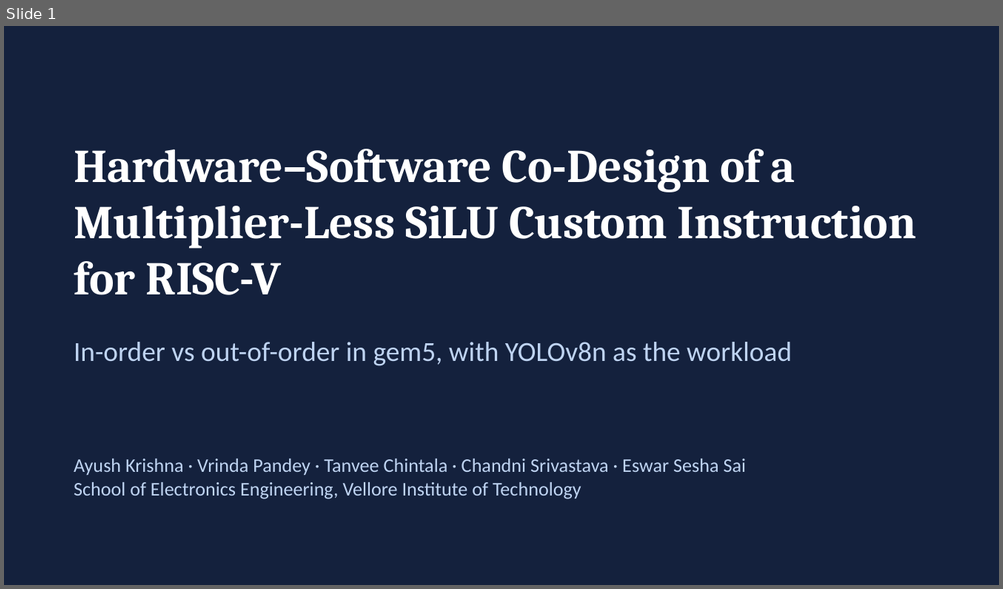
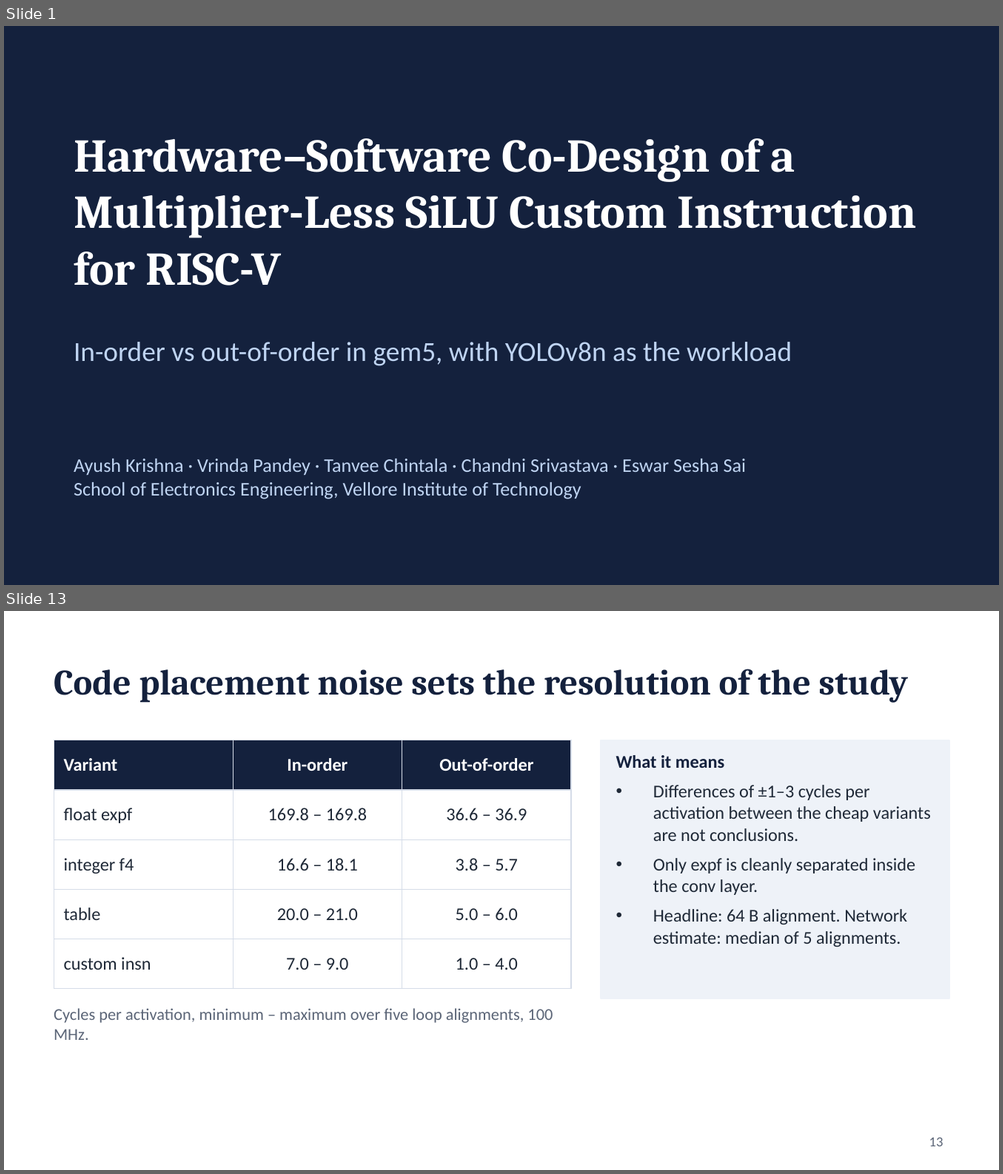
Before and after one commit to normie2099/SiLU-Architecture, a slide deck: results/slides/SiLU_class_presentation.pptx. Shown one above the other, each under a label of ours: slide 1 before the commit, slides 1 and 13 after it; the slides between them are not shown. The pictures are 1003x589 and 1003x1174 pixels, drawn with LibreOffice and Linux fonts; fonts in the diff are those of the drawing. Boxes give left, top, right and bottom in pixels: in the first picture for what was removed or moved away, otherwise in the second. Text is boxed around its words. In the diff, an @@ line names an element or a change of style, - is before the commit and + after.

```diff
--- a/results/slides/SiLU_class_presentation.pptx
+++ b/results/slides/SiLU_class_presentation.pptx
@@ slide 13 added at [4,611,999,1170], background #FFFFFF @@
@@ title added at [54,669,908,703], 26 pt, text #14213D, bold @@
+Code placement noise sets the resolution of the study
@@ table added at [54,741,571,973], 5 rows, 3 columns @@
+Variant | In-order | Out-of-order
+float expf | 169.8 – 169.8 | 36.6 – 36.9
+integer f4 | 16.6 – 18.1 | 3.8 – 5.7
+table | 20.0 – 21.0 | 5.0 – 6.0
+custom insn | 7.0 – 9.0 | 1.0 – 4.0
@@ rectangle added at [600,741,949,999], fill #EEF2F8, outline #EEF2F8 1 pt @@
@@ text added at [616,755,930,947], 13 pt, text #1F2937 @@
+What it means
+• Differences of ±1–3 cycles per activation between the cheap variants are not conclusions.
+• Only expf is cleanly separated inside the conv layer.
+• Headline: 64 B alignment. Network estimate: median of 5 alignments.
@@ text added at [54,1008,552,1040], 12 pt, text #5B6577 @@
+Cycles per activation, minimum – maximum over five loop alignments, 100 MHz.
@@ page number added at [929,1138,943,1147], 10 pt, text #5B6577 @@
+13
@@ slide 1 changed as well @@
@@ text "Hardware–Software Co-Design of a Multiplier-Less ...": place and size @@
-text "Hardware–Software Co-Design of a Multiplier-Less ..." at [74,149,916,295]
+text "Hardware–Software Co-Design of a Multiplier-Less ..." at [74,138,916,286]
```
Also in this commit, not shown: 5 other slides changed, 12 other slides added, 7 slides removed, 1 other file.
